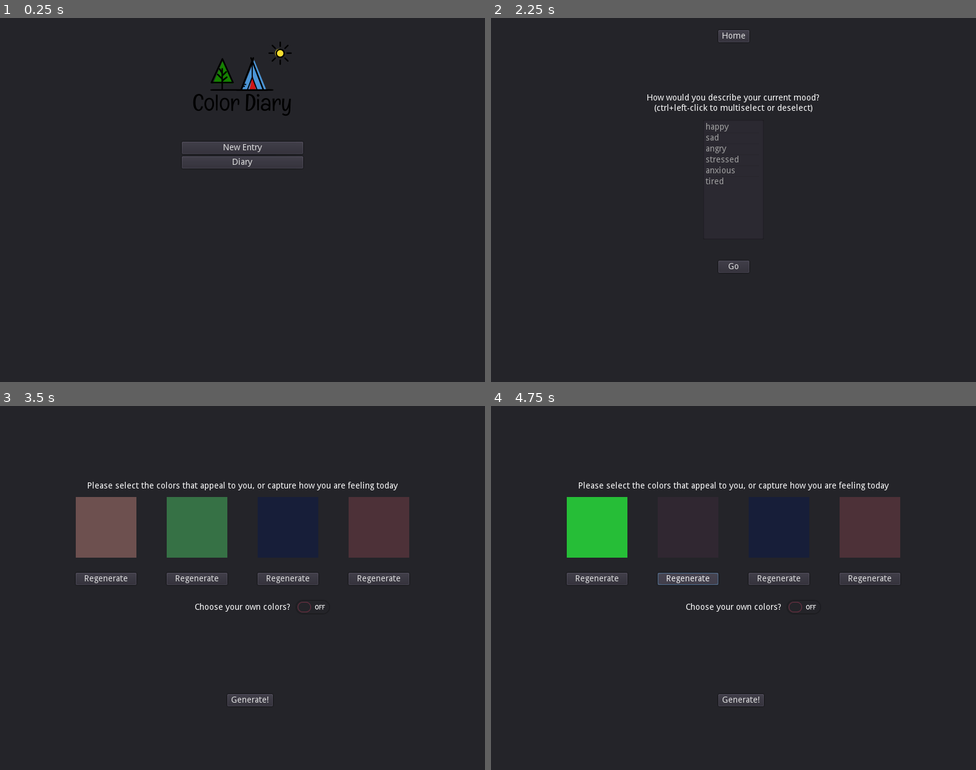
Above: before the commit, frames 1-4 (two rows, left to right).
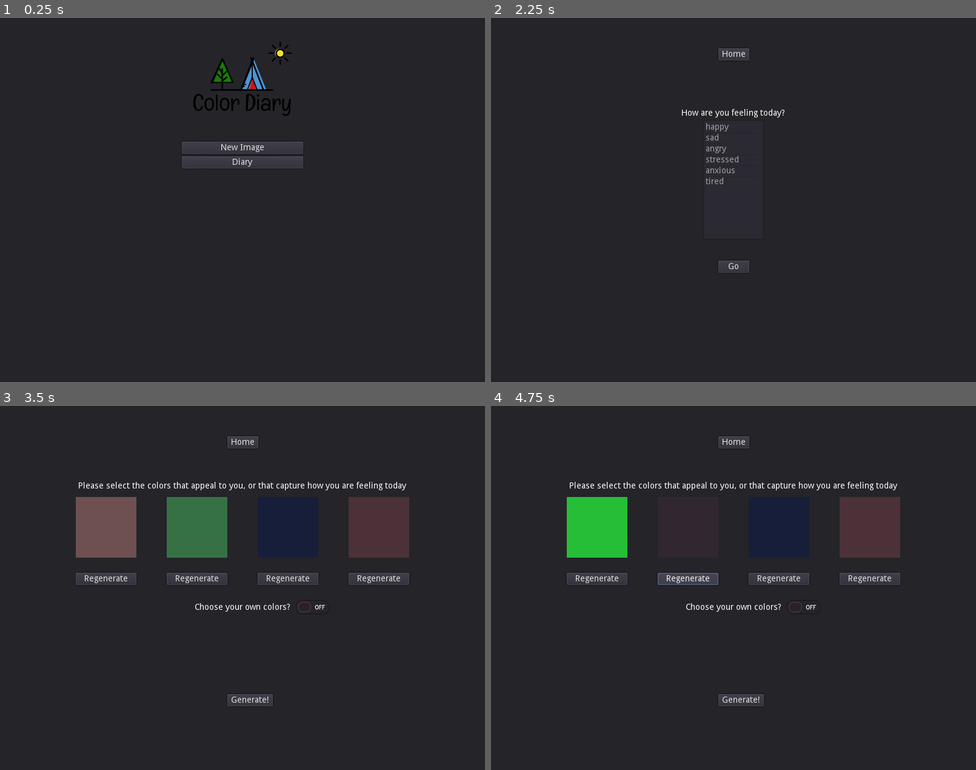
Above: after the commit, the same moments.

Repository: alexachramowicz/color-diary
Game: Godot game, scene res://MainScene.tscn
Two runs of this game, one before a commit and one after it. Both use one fixed random seed, a clock stepped at 60 frames per second and the inputs below.
Inputs:
- Up to frame 1 (0.25 s): no input
- Up to frame 2 (2.25 s): click "New Entry" (after the commit: "New Image") at 0.5 s; click "Home" at 1.25 s; click "New Entry" (after the commit: "New Image") at 2 s
- Up to frame 3 (3.5 s): click "Go" at 2.75 s
- Up to frame 4 (4.75 s): click "Regenerate" at 3.5 s; click "Regenerate" at 4.25 s

The runs differ from the first frame. In frame 1, less than 0.1% of the frame differs, in the area x 45-55%, y 34-37%; in frame 2, 0.9%, in the area x 32-68%, y 3-28%; in frame 3, 0.8%; in frame 4, 0.8%.

Commit message:
Added ImagePanel
ImagePanel is the functionality to generate an image from the chosen colors

Diff:
--- a/ColorSelectPanel.gd
+++ b/ColorSelectPanel.gd
@@ -1,19 +1,30 @@
 extends Panel
 
-# member variables
 var rng = RandomNumberGenerator.new()
-var init_colors: Color
 var pool_colors: PoolColorArray
+var select_colors: PoolColorArray
 var select: bool
 
-# Called every frame. 'delta' is the elapsed time since the previous frame.
+
+# main
+func _ready():
+	$ColorSelectContainer.hide()
+
+	select = false
+
+	rng.randomize()
+	_init_colors()
+
+	for i in range(4):
+		select_colors.append(Color(0,0,0,0))
+
+
 #func _process(delta):
-#	pass
+
 
 func _init_colors():
 	for i in range(4):
-		init_colors = Color(rng.randf(), rng.randf(), rng.randf(), rng.randf())
-		pool_colors.append(init_colors)
+		pool_colors.append(Color(rng.randf(), rng.randf(), rng.randf(), rng.randf()))
 		print(pool_colors[i])
 
 	$ColorOptionsContainer/MarginContainer/ColorRect.color = pool_colors[0]
@@ -28,29 +39,48 @@
 		$ColorOptionsContainer.hide()
 		$RegenerateContainer.hide()
 		$ColorOptionsLabel.hide()
-		select = true # if select is true, pull color from pool_colors
+		select = true # if select is true, pull color from select_colors
 	else:
 		$ColorSelectContainer.hide()
 		$ColorOptionsContainer.show()
 		$RegenerateContainer.show()
 		$ColorOptionsLabel.show()
-		select = false # if false, pull color from select_colors
+		select = false # if false, pull color from pool_colors
+
+	print(select) # debug
+
 
 func _on_Button1_pressed():
-	$ColorOptionsContainer/MarginContainer/ColorRect.color = Color(rng.randf(), rng.randf(), rng.randf(), rng.randf())
+	pool_colors[0] = Color(rng.randf(), rng.randf(), rng.randf(), rng.randf())
+	$ColorOptionsContainer/MarginContainer/ColorRect.color = pool_colors[0]
+
 
 func _on_Button2_pressed():
-	$ColorOptionsContainer/MarginContainer2/ColorRect.color = Color(rng.randf(), rng.randf(), rng.randf(), rng.randf())
+	pool_colors[1] = Color(rng.randf(), rng.randf(), rng.randf(), rng.randf())
+	$ColorOptionsContainer/MarginContainer2/ColorRect.color = pool_colors[1]
+
 
 func _on_Button3_pressed():
-	$ColorOptionsContainer/MarginContainer3/ColorRect.color = Color(rng.randf(), rng.randf(), rng.randf(), rng.randf())
+	pool_colors[2] = Color(rng.randf(), rng.randf(), rng.randf(), rng.randf())
+	$ColorOptionsContainer/MarginContainer3/ColorRect.color = pool_colors[2]
+
 
 func _on_Button4_pressed():
-	$ColorOptionsContainer/MarginContainer4/ColorRect.color = Color(rng.randf(), rng.randf(), rng.randf(), rng.randf())
+	pool_colors[3] = Color(rng.randf(), rng.randf(), rng.randf(), rng.randf())
+	$ColorOptionsContainer/MarginContainer4/ColorRect.color = pool_colors[3]
 
-# main
-func _ready():
-	$ColorSelectContainer.hide()
 
-	rng.randomize()
-	_init_colors()
+func _on_ColorPickerButton_color_changed(color):
+	select_colors.set(0, color)
+
+
+func _on_ColorPickerButton2_color_changed(color):
+	select_colors.set(1, color)
+
+
+func _on_ColorPickerButton3_color_changed(color):
+	select_colors.set(2, color)
+
+
+func _on_ColorPickerButton4_color_changed(color):
+	select_colors.set(3, color)
--- a/EmotionsPanel.gd
+++ b/EmotionsPanel.gd
@@ -3,16 +3,15 @@
 var emotions = ["happy", "sad", "angry", "stressed", "anxious", "tired"]
 var emotions_selected: Array
 
-# Called when the node enters the scene tree for the first time.
+
 func _ready():
 	$EmotionsList.max_columns = 1
 
 	for i in range(emotions.size()):
 		$EmotionsList.add_item(emotions[i], null, true)
 
-# Called every frame. 'delta' is the elapsed time since the previous frame.
+
 #func _process(delta):
-#	pass
 
 
 func _on_EmotionsList_multi_selected(index, selected):
@@ -29,3 +28,7 @@
 	list = PoolStringArray(emotions_selected).join(", ")
 
 	$EmotionsSelectedLabel.set_text(list)
+
+
+func _on_HomeButton_pressed():
+	emotions_selected.clear()
--- /dev/null
+++ b/ImagePanel.gd
@@ -0,0 +1,37 @@
+extends Panel
+
+var colors: PoolColorArray
+var emotions: Array
+var circleRadius: float
+var circleColor: Color
+
+var rng = RandomNumberGenerator.new()
+
+func _ready():
+	for i in range(4):
+		colors.append(Color(0,0,0,0))
+	pass
+
+
+func _draw():
+	for i in range(rng.randf_range(100, 200)):
+		circleColor = colors[rng.randf_range(0,colors.size())]
+		circleRadius = rng.randf_range(20,30)
+		draw_circle(Vector2(rng.randf_range(0,800), rng.randf_range(0,600)), circleRadius, circleColor)
+
+
+func _on_GenerateButton_pressed():
+	var sel = get_parent().get_node("ColorsPanel").select
+
+	if(sel):
+		print("select")
+		colors = get_parent().get_node("ColorsPanel").select_colors
+	else:
+		print("pool")
+		colors = get_parent().get_node("ColorsPanel").pool_colors
+
+	for i in range(colors.size()): # debug
+		print(colors[i])
+
+
+	self.update()
--- a/MainScene.gd
+++ b/MainScene.gd
@@ -1,30 +1,63 @@
 extends Node2D
 
-var emotions_selected: Array
+
+var emotions_chosen: Array
+var colors_chosen: PoolColorArray
+
 
 func _ready():
+
+	var date = OS.get_date()
+	var current_date = String(date.month) + "/" + String(date.day) + "/" + String(date.year)
+	print(current_date)
+
 	$MainMenuPanel.show()
 	$ColorsPanel.hide()
 	$EmotionsPanel.hide()
+	$ImagePanel.hide()
+
 
 #func _process(delta):
-#	pass
 
+#mainmenu
 func _on_NewImageButton_pressed():
-	#$MainMenuPanel.replace_by($EmotionsPanel)
 	$MainMenuPanel.hide()
 	$EmotionsPanel.show()
 
-func _on_GenerateButton_pressed():
-	$ColorsPanel.hide()
 
+#emotionspanel
 func _on_EmotionsButton_pressed():
 	$EmotionsPanel.hide()
 	$ColorsPanel.show()
 
+	emotions_chosen = get_node("EmotionsPanel").emotions_selected
 
+	var list = PoolStringArray(emotions_chosen).join(", ")
+
+#colorspanel
+func _on_GenerateButton_pressed():
+	$ColorsPanel.hide()
+
+#	var sel = get_node("ColorsPanel").select
+#
+#	if(sel):
+#		print("select")
+#		colors_chosen = get_node("ColorsPanel").select_colors
+#	else:
+#		print("pool")
+#		colors_chosen = get_node("ColorsPanel").pool_colors
+#
+#	for i in range(colors_chosen.size()): # debug
+#		print(colors_chosen[i])
+
+	$ImagePanel.show()
+
+
+#homebutton
 func _on_HomeButton_pressed():
 	$EmotionsPanel.hide()
 	$ColorsPanel.hide()
 	$MainMenuPanel.show()
-	emotions_selected.clear()
+
+	$EmotionsPanel/EmotionsSelectedLabel.set_text("")
+	$EmotionsPanel/EmotionsList.unselect_all()
--- a/MainScene.tscn
+++ b/MainScene.tscn
@@ -1,9 +1,21 @@
-[gd_scene load_steps=5 format=2]
+[gd_scene load_steps=8 format=2]
 
 [ext_resource path="res://MainScene.gd" type="Script" id=1]
 [ext_resource path="res://images/logo.png" type="Texture" id=2]
 [ext_resource path="res://EmotionsPanel.gd" type="Script" id=3]
 [ext_resource path="res://ColorSelectPanel.gd" type="Script" id=4]
+[ext_resource path="res://ImagePanel.gd" type="Script" id=5]
+
+[sub_resource type="Shader" id=1]
+code = "shader_type canvas_item;
+
+void fragment() {
+	COLOR = vec4(UV.x, UV.y, 0.5, 1.0);
+}
+"
+
+[sub_resource type="ShaderMaterial" id=2]
+shader = SubResource( 1 )
 
 [node name="MainScene" type="Node2D"]
 script = ExtResource( 1 )
@@ -37,7 +49,7 @@
 margin_top = 204.0
 margin_right = 200.0
 margin_bottom = 224.0
-text = "New Entry"
+text = "New Image"
 
 [node name="DiaryButton" type="Button" parent="MainMenuPanel/VBoxContainer"]
 margin_top = 228.0
@@ -58,7 +70,7 @@
 anchor_left = 0.5
 anchor_right = 0.5
 margin_left = -25.5
-margin_top = 20.0
+margin_top = 50.0
 margin_right = 25.5
 margin_bottom = 20.0
 text = "Home"
@@ -68,11 +80,10 @@
 
 [node name="EmotionsLabel" type="Label" parent="EmotionsPanel"]
 margin_left = 100.0
-margin_top = 125.0
+margin_top = 150.0
 margin_right = 700.0
 margin_bottom = 164.0
-text = "How would you describe your current mood?
-(ctrl+left-click to multiselect or deselect)"
+text = "How are you feeling today?"
 align = 1
 __meta__ = {
 "_edit_use_anchors_": false
@@ -111,20 +122,28 @@
 }
 
 [node name="ColorsPanel" type="Panel" parent="."]
-visible = false
 margin_right = 800.0
 margin_bottom = 600.0
 script = ExtResource( 4 )
 __meta__ = {
 "_edit_use_anchors_": false
 }
+
+[node name="HomeButton" type="Button" parent="ColorsPanel"]
+anchor_left = 0.5
+anchor_right = 0.5
+margin_left = -25.5
+margin_top = 50.0
+margin_right = 25.5
+margin_bottom = 20.0
+text = "Home"
 
 [node name="ColorOptionsLabel" type="Label" parent="ColorsPanel"]
 margin_left = 100.0
 margin_top = 125.0
 margin_right = 700.0
 margin_bottom = 139.0
-text = "Please select the colors that appeal to you, or capture how you are feeling today"
+text = "Please select the colors that appeal to you, or that capture how you are feeling today"
 align = 1
 __meta__ = {
 "_edit_use_anchors_": false
@@ -288,7 +307,7 @@
 size_flags_horizontal = 3
 size_flags_vertical = 3
 
-[node name="ColorPickerButton" type="ColorPickerButton" parent="ColorsPanel/ColorSelectContainer/MarginContainer2"]
+[node name="ColorPickerButton2" type="ColorPickerButton" parent="ColorsPanel/ColorSelectContainer/MarginContainer2"]
 margin_right = 100.0
 margin_bottom = 100.0
 
@@ -299,7 +318,7 @@
 size_flags_horizontal = 3
 size_flags_vertical = 3
 
-[node name="ColorPickerButton" type="ColorPickerButton" parent="ColorsPanel/ColorSelectContainer/MarginContainer3"]
+[node name="ColorPickerButton3" type="ColorPickerButton" parent="ColorsPanel/ColorSelectContainer/MarginContainer3"]
 margin_right = 100.0
 margin_bottom = 100.0
 
@@ -310,7 +329,7 @@
 size_flags_horizontal = 3
 size_flags_vertical = 3
 
-[node name="ColorPickerButton" type="ColorPickerButton" parent="ColorsPanel/ColorSelectContainer/MarginContainer4"]
+[node name="ColorPickerButton4" type="ColorPickerButton" parent="ColorsPanel/ColorSelectContainer/MarginContainer4"]
 margin_right = 100.0
 margin_bottom = 100.0
 
@@ -325,20 +344,37 @@
 "_edit_use_anchors_": false
 }
 
-[node name="GenerateArtRect" type="TextureRect" parent="."]
+[node name="ImagePanel" type="Panel" parent="."]
 visible = false
-margin_right = 40.0
-margin_bottom = 40.0
+margin_right = 800.0
+margin_bottom = 600.0
+script = ExtResource( 5 )
+__meta__ = {
+"_edit_use_anchors_": false
+}
+
+[node name="ColorRect" type="ColorRect" parent="."]
+visible = false
+material = SubResource( 2 )
+margin_right = 800.0
+margin_bottom = 600.0
 __meta__ = {
 "_edit_use_anchors_": false
 }
 [connection signal="pressed" from="MainMenuPanel/VBoxContainer/NewImageButton" to="." method="_on_NewImageButton_pressed"]
 [connection signal="pressed" from="EmotionsPanel/HomeButton" to="." method="_on_HomeButton_pressed"]
+[connection signal="pressed" from="EmotionsPanel/HomeButton" to="EmotionsPanel" method="_on_HomeButton_pressed"]
 [connection signal="multi_selected" from="EmotionsPanel/EmotionsList" to="EmotionsPanel" method="_on_EmotionsList_multi_selected"]
 [connection signal="pressed" from="EmotionsPanel/EmotionsButton" to="." method="_on_EmotionsButton_pressed"]
+[connection signal="pressed" from="ColorsPanel/HomeButton" to="." method="_on_HomeButton_pressed"]
 [connection signal="pressed" from="ColorsPanel/RegenerateContainer/MarginContainer/Button1" to="ColorsPanel" method="_on_Button1_pressed"]
 [connection signal="pressed" from="ColorsPanel/RegenerateContainer/MarginContainer2/Button2" to="ColorsPanel" method="_on_Button2_pressed"]
 [connection signal="pressed" from="ColorsPanel/RegenerateContainer/MarginContainer3/Button3" to="ColorsPanel" method="_on_Button3_pressed"]
 [connection signal="pressed" from="ColorsPanel/RegenerateContainer/MarginContainer4/Button4" to="ColorsPanel" method="_on_Button4_pressed"]
 [connection signal="toggled" from="ColorsPanel/ColorSelectLabel/ColorSelectButton" to="ColorsPanel" method="_on_ColorSelectButton_toggled"]
+[connection signal="color_changed" from="ColorsPanel/ColorSelectContainer/MarginContainer/ColorPickerButton" to="ColorsPanel" method="_on_ColorPickerButton_color_changed"]
+[connection signal="color_changed" from="ColorsPanel/ColorSelectContainer/MarginContainer2/ColorPickerButton2" to="ColorsPanel" method="_on_ColorPickerButton2_color_changed"]
+[connection signal="color_changed" from="ColorsPanel/ColorSelectContainer/MarginContainer3/ColorPickerButton3" to="ColorsPanel" method="_on_ColorPickerButton3_color_changed"]
+[connection signal="color_changed" from="ColorsPanel/ColorSelectContainer/MarginContainer4/ColorPickerButton4" to="ColorsPanel" method="_on_ColorPickerButton4_color_changed"]
 [connection signal="pressed" from="ColorsPanel/GenerateButton" to="." method="_on_GenerateButton_pressed"]
+[connection signal="pressed" from="ColorsPanel/GenerateButton" to="ImagePanel" method="_on_GenerateButton_pressed"]
--- /dev/null
+++ b/save_image.gd
@@ -0,0 +1,3 @@
+extends Resource
+
+export(Texture) var image_texture
